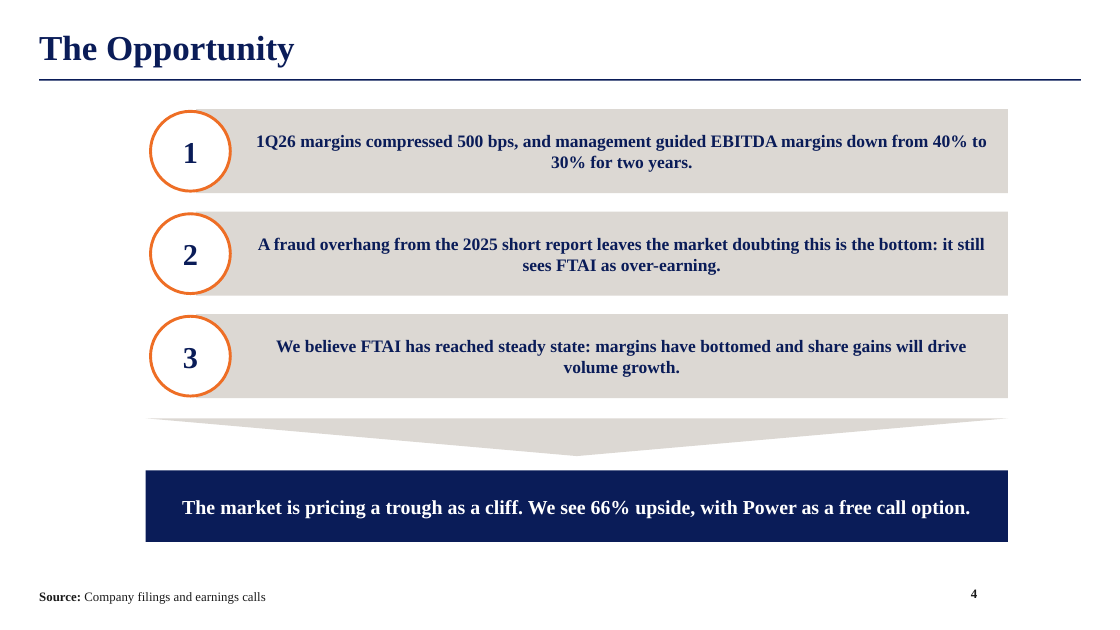
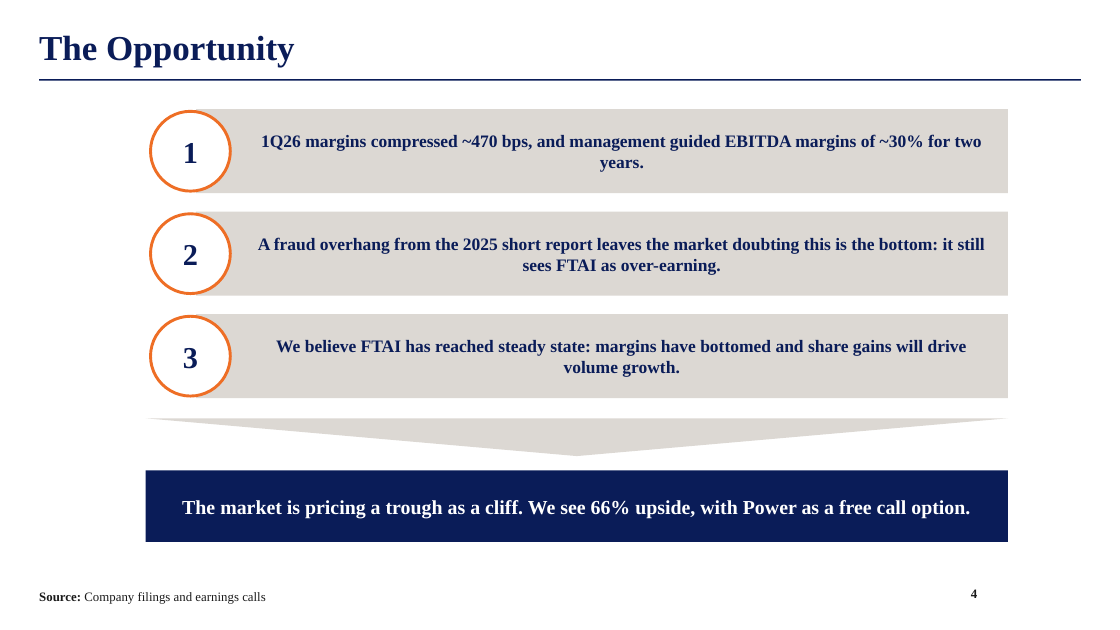
Before and after one commit to maxlsmls-dot/SPOT, a slide deck: slide 4 of deck/FTAI_Long_Pitch.pptx. Drawn at 1120x630 pixels with LibreOffice and Linux fonts; fonts in the diff are those of the drawing; background and template pictures are left out. Boxes give left, top, right and bottom in pixels: in the first picture for what was removed or moved away, otherwise in the second. Text is boxed around its words. In the diff, an @@ line names an element or a change of style, - is before the commit and + after.

```diff
--- a/deck/FTAI_Long_Pitch.pptx
+++ b/deck/FTAI_Long_Pitch.pptx
@@ text in rectangle at (x1=261, y1=134, x2=982, y2=172): text changed @@
-1Q26 margins compressed 500 bps, and management guided EBITDA margins down from 40% to 30% for two years.
+1Q26 margins compressed ~470 bps, and management guided EBITDA margins of ~30% for two years.
```
Also in this commit, not shown: 3 other slides changed, 1 other file.
